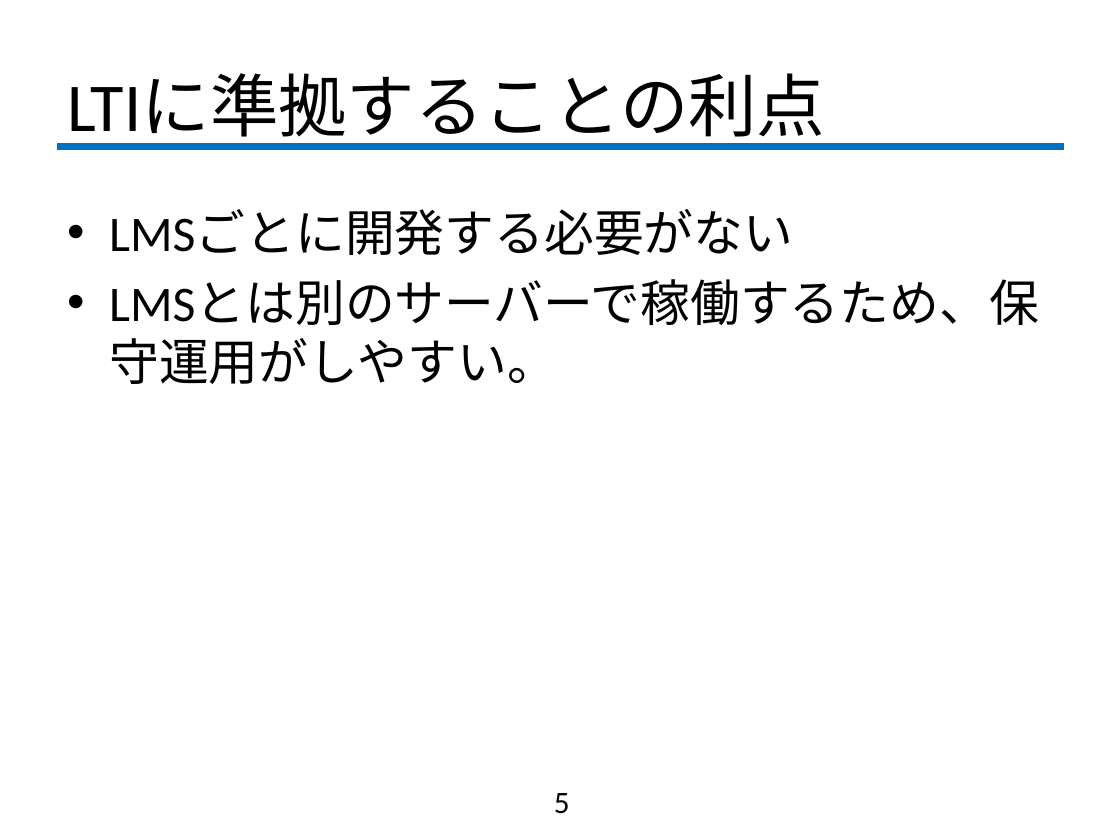
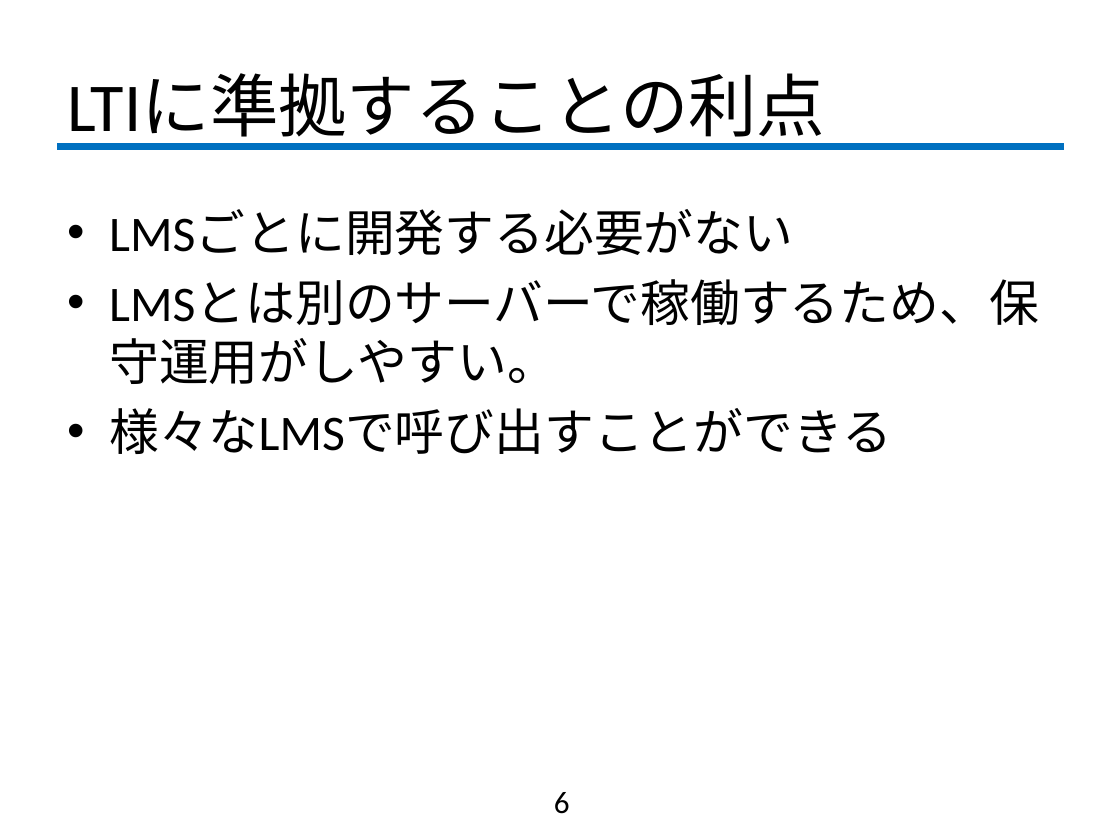
Before and after one commit to fujiLabo/fuji_simu, a slide deck: slide 6 of 中間発表.pptx (slide 5 before the commit). Drawn at 1120x840 pixels with LibreOffice and Linux fonts; fonts in the diff are those of the drawing; background and template pictures are left out. Boxes give left, top, right and bottom in pixels: in the first picture for what was removed or moved away, otherwise in the second. Text is boxed around its words. In the diff, an @@ line names an element or a change of style, - is before the commit and + after.

```diff
--- a/中間発表.pptx
+++ b/中間発表.pptx
@@ text at [109,408,892,454]: paragraph added @@
+• 様々なLMSで呼び出すことができる
@@ page number at [554,792,570,814]: text changed @@
-5
+6
```
Also in this commit, not shown: 6 slides added.
